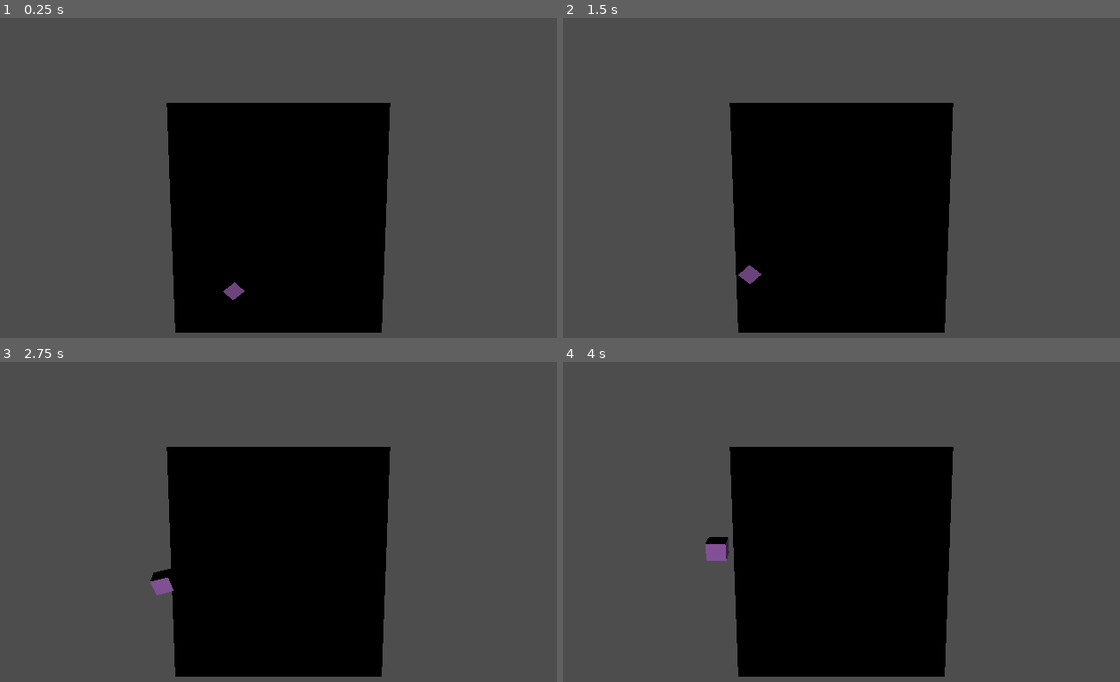
Above: before the commit, frames 1-4 (two rows, left to right).
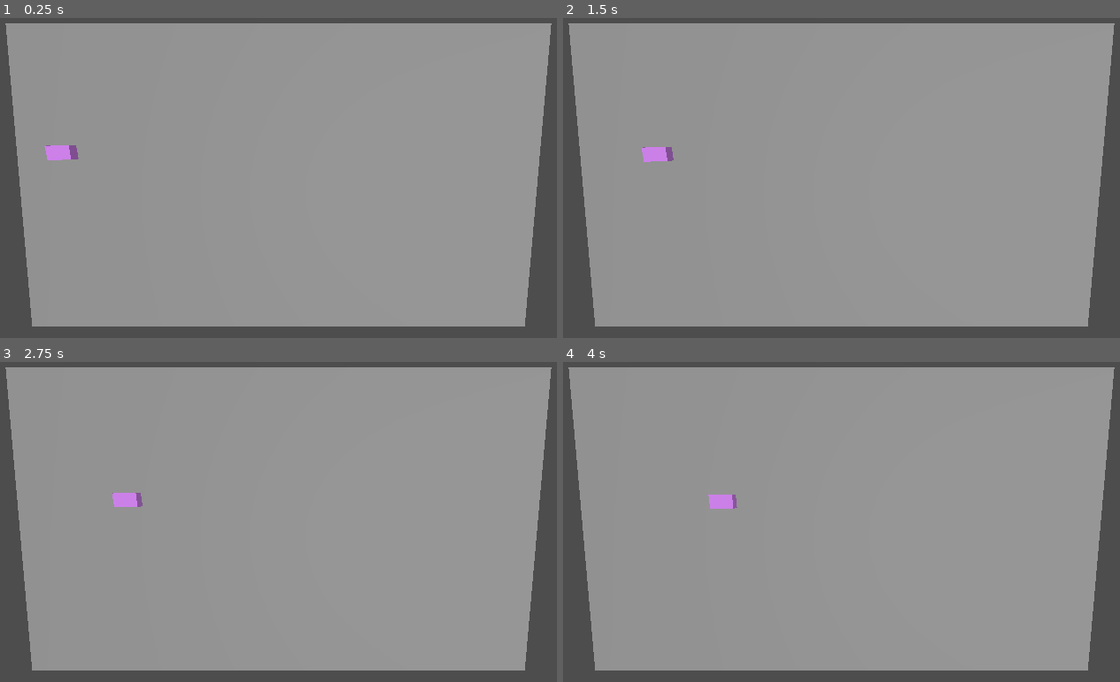
Above: after the commit, the same moments.

Repository: CodeTeshlah/ProjectA
Game: Godot game, scene res://node_3d.tscn
The game is run twice, just before and just after one commit, with the same random seed, the same clock (stepped at 60 frames per second) and the same inputs.
Inputs:
- Up to frame 1 (0.25 s): no input
- Up to frame 2 (1.5 s): hold D (player_move_right, bound only after the commit) 0.53-1.28 s; hold W (player_move) 0.53-1.28 s; hold A (player_move_left, bound only after the commit) from 1.28 s (still down); tap W (player_move) at 1.35 s
- Up to frame 3 (2.75 s): tap Enter at 2 s; release A (player_move_left, bound only after the commit) at 2.03 s; hold D (player_move_right, bound only after the commit) from 2.03 s (still down); hold W (player_move) from 2.03 s (still down)
- Up to frame 4 (4 s): release W (player_move) at 2.78 s; tap W (player_move) at 2.85 s; release D (player_move_right, bound only after the commit) at 3.53 s; hold A (player_move_left, bound only after the commit) from 3.53 s (still down); hold W (player_move) from 3.53 s (still down)

The runs differ from the first frame. In frame 1, 89% of the frame differs, in the area x 0-100%, y 1-99%; in frame 2, 89%; in frame 3, 89%; in frame 4, 89%.

Commit message:
update ekekekekek

Diff:
--- a/fayr/galawgalaw.gd
+++ b/fayr/galawgalaw.gd
@@ -1,16 +1,34 @@
 extends Node3D
 @onready var path = $Path3D/PathFollow3D
-
+@onready var player = $Path3D/PathFollow3D
+@onready var path1 = $Path3D#/PathFollow3D
+@onready var path2 = $Path3DLeft#/PathFollow3D
+@onready var path3 = $Path3DRight#/PathFollow3D
 func _ready():
 	pass # Replace with function body.
 
 func _process(delta):
-		const move_speed = 4.0
-		if (check_input()):
-			path.progress += move_speed * delta
+		const move_speed = 10.0
+		#if (check_input()):
+		path.progress += move_speed * delta
+		print(path.progress_ratio >= 1)
+		if (path.progress_ratio) >= 1:
+			check_direction()
+		else:
+			pass
 
 func check_input():
 	if Input.is_action_pressed("player_move"):
 		return true
 	else:
 		return false
+
+func check_direction():
+	if (Input.is_action_just_pressed('player_move_left')):
+		path1.remove_child(player)
+		path2.add_child(player)
+		path.progress = 0
+	if (Input.is_action_just_pressed("player_move_right")):
+		path1.remove_child(player)
+		path3.add_child(player)
+		path.progress = 0
--- a/fayr/node_3d.tscn
+++ b/fayr/node_3d.tscn
@@ -1,40 +1,58 @@
-[gd_scene load_steps=6 format=3 uid="uid://dk8tnoq3kxt5o"]
+[gd_scene load_steps=7 format=3 uid="uid://dk8tnoq3kxt5o"]
 
 [ext_resource type="Script" path="res://galawgalaw.gd" id="1_q4vrq"]
+[ext_resource type="PackedScene" uid="uid://bty2bywe6nwcd" path="res://player_temp.tscn" id="2_ao6yi"]
 
 [sub_resource type="BoxMesh" id="BoxMesh_i8oem"]
 
+[sub_resource type="Curve3D" id="Curve3D_5jtcc"]
+_data = {
+"points": PackedVector3Array(0, 0, 0, 0, 0, 0, -1.94783, 0.666477, -13.1331, 0, 0, 0, 0, 0, 0, 3.85054, 1.33607, -55.3918),
+"tilts": PackedFloat32Array(0, 0)
+}
+point_count = 2
+
+[sub_resource type="Curve3D" id="Curve3D_pv8u3"]
+_data = {
+"points": PackedVector3Array(0, 0, 0, 0, 0, 0, -1.15551, -1.85509, -16.7589, 0, 0, 0, 0, 0, 0, -7.96883, -0.942871, 29.1019),
+"tilts": PackedFloat32Array(0, 0)
+}
+point_count = 2
+
 [sub_resource type="Curve3D" id="Curve3D_6v57d"]
 _data = {
-"points": PackedVector3Array(0, 0, 0, 0, 0, 0, -3, 2, 4, 0, -2, 5, 0, 2, -5, -7, 4, -1, 0, 0, 0, 0, 0, 0, -2, 3, -4, -0.338277, 2.79828, 2.84812, 0.338277, -2.79828, -2.84812, -2, 2, -8, 0.402696, -2.86692, -2.91086, -0.402696, 2.86692, 2.91086, 2, 2, -8, -0.219488, -0.109915, -0.143165, 0.219488, 0.109915, 0.143165, 1.55071, 4.92213, -5.03853, 3.60847, -1.26569, -0.827376, -3.60847, 1.26569, 0.827376, 0.98967, 8.19663, -1.72763, 0, 0, 0, 0, 0, 0, -0.905199, 7.48119, -2.72022, 0, 0, 0, 0, 0, 0, -3, 2, 4),
-"tilts": PackedFloat32Array(0, 0, 0, 0, 0, 0, 0, 0, 0)
+"points": PackedVector3Array(0, 0, 0, 0, 0, 0, -86.5237, 7.06965, -16.8636, 0, 0, 0, 0, 0, 0, -13.9444, 5.18404, -13.2717),
+"tilts": PackedFloat32Array(0, 0)
 }
-point_count = 9
-
-[sub_resource type="BoxMesh" id="BoxMesh_6f3sr"]
-
-[sub_resource type="StandardMaterial3D" id="StandardMaterial3D_vomd5"]
-albedo_color = Color(0.803922, 0.498039, 0.917647, 1)
+point_count = 2
 
 [node name="Node3D" type="Node3D"]
 script = ExtResource("1_q4vrq")
 
 [node name="MeshInstance3D" type="MeshInstance3D" parent="."]
-transform = Transform3D(15.6408, 0, 0, 0, 0.234804, 0, 0, 0, 16.9872, 0, 0, 0)
+transform = Transform3D(211.518, 0, 0, 0, 0.234804, 0, 0, 0, 123.505, 0, 0, 0)
 mesh = SubResource("BoxMesh_i8oem")
 
 [node name="DirectionalLight3D" type="DirectionalLight3D" parent="."]
+transform = Transform3D(-0.010137, 0.962626, 0.270646, -0.0360298, -0.270836, 0.961951, 0.999299, -4.65335e-09, 0.0374287, -79.4212, 61.0011, 2.15849)
+
+[node name="Path3DLeft" type="Path3D" parent="."]
+curve = SubResource("Curve3D_5jtcc")
+
+[node name="Path3DRight" type="Path3D" parent="."]
 transform = Transform3D(1, 0, 0, 0, 1, 0, 0, 0, 1, -1.04586, 4.29422, 2.15849)
+curve = SubResource("Curve3D_pv8u3")
 
 [node name="Path3D" type="Path3D" parent="."]
 curve = SubResource("Curve3D_6v57d")
 
 [node name="PathFollow3D" type="PathFollow3D" parent="Path3D"]
-transform = Transform3D(0.972892, 0.034934, -0.228605, -1.86264e-09, 0.988525, 0.15106, 0.231259, -0.146965, 0.961728, -4.71795, 1.6422, 1.42831)
+transform = Transform3D(-0.0494294, 0.0259079, -0.998442, 0, 0.999664, 0.0259396, 0.998777, 0.00128218, -0.0494128, -86.5237, 7.06965, -16.8636)
+loop = false
 
-[node name="MeshInstance3D" type="MeshInstance3D" parent="Path3D/PathFollow3D"]
-mesh = SubResource("BoxMesh_6f3sr")
-surface_material_override/0 = SubResource("StandardMaterial3D_vomd5")
+[node name="MeshInstance3D" parent="Path3D/PathFollow3D" instance=ExtResource("2_ao6yi")]
+transform = Transform3D(0.569659, 0.526787, 5.28462, 0.0444381, 3.86199, -0.72547, 8.85911, -0.0532469, -0.336171, 4.84139, -2.28153, -0.596291)
+skeleton = NodePath("../..")
 
 [node name="Camera3D" type="Camera3D" parent="."]
-transform = Transform3D(1, 0, 0, 0, -0.0876947, 0.996147, 0, -0.996147, -0.0876947, 0, 18.7602, -3.50521)
+transform = Transform3D(1, 0, 0, 0, -0.0876947, 0.996147, 0, -0.996147, -0.0876947, 0, 106.052, -3.50521)
--- /dev/null
+++ b/fayr/player_temp.tscn
@@ -0,0 +1,10 @@
+[gd_scene load_steps=3 format=3 uid="uid://bty2bywe6nwcd"]
+
+[sub_resource type="BoxMesh" id="BoxMesh_6f3sr"]
+
+[sub_resource type="StandardMaterial3D" id="StandardMaterial3D_vomd5"]
+albedo_color = Color(0.803922, 0.498039, 0.917647, 1)
+
+[node name="MeshInstance3D" type="MeshInstance3D"]
+mesh = SubResource("BoxMesh_6f3sr")
+surface_material_override/0 = SubResource("StandardMaterial3D_vomd5")
--- a/fayr/project.godot
+++ b/fayr/project.godot
@@ -26,3 +26,13 @@
 "events": [Object(InputEventKey,"resource_local_to_scene":false,"resource_name":"","device":-1,"window_id":0,"alt_pressed":false,"shift_pressed":false,"ctrl_pressed":false,"meta_pressed":false,"pressed":false,"keycode":0,"physical_keycode":87,"key_label":0,"unicode":119,"echo":false,"script":null)
 ]
 }
+player_move_left={
+"deadzone": 0.5,
+"events": [Object(InputEventKey,"resource_local_to_scene":false,"resource_name":"","device":-1,"window_id":0,"alt_pressed":false,"shift_pressed":false,"ctrl_pressed":false,"meta_pressed":false,"pressed":false,"keycode":0,"physical_keycode":65,"key_label":0,"unicode":97,"echo":false,"script":null)
+]
+}
+player_move_right={
+"deadzone": 0.5,
+"events": [Object(InputEventKey,"resource_local_to_scene":false,"resource_name":"","device":-1,"window_id":0,"alt_pressed":false,"shift_pressed":false,"ctrl_pressed":false,"meta_pressed":false,"pressed":false,"keycode":0,"physical_keycode":68,"key_label":0,"unicode":100,"echo":false,"script":null)
+]
+}
